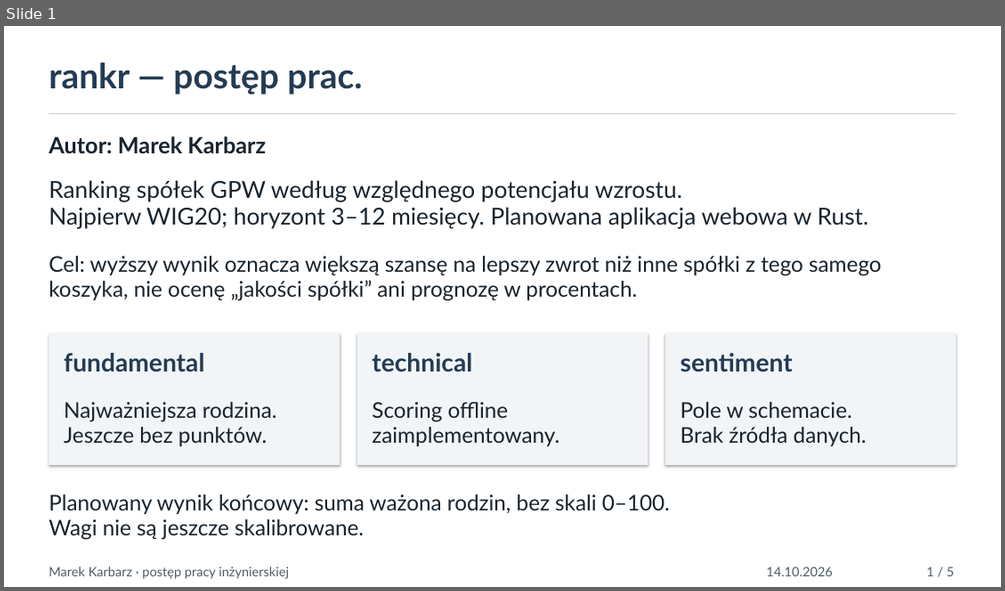
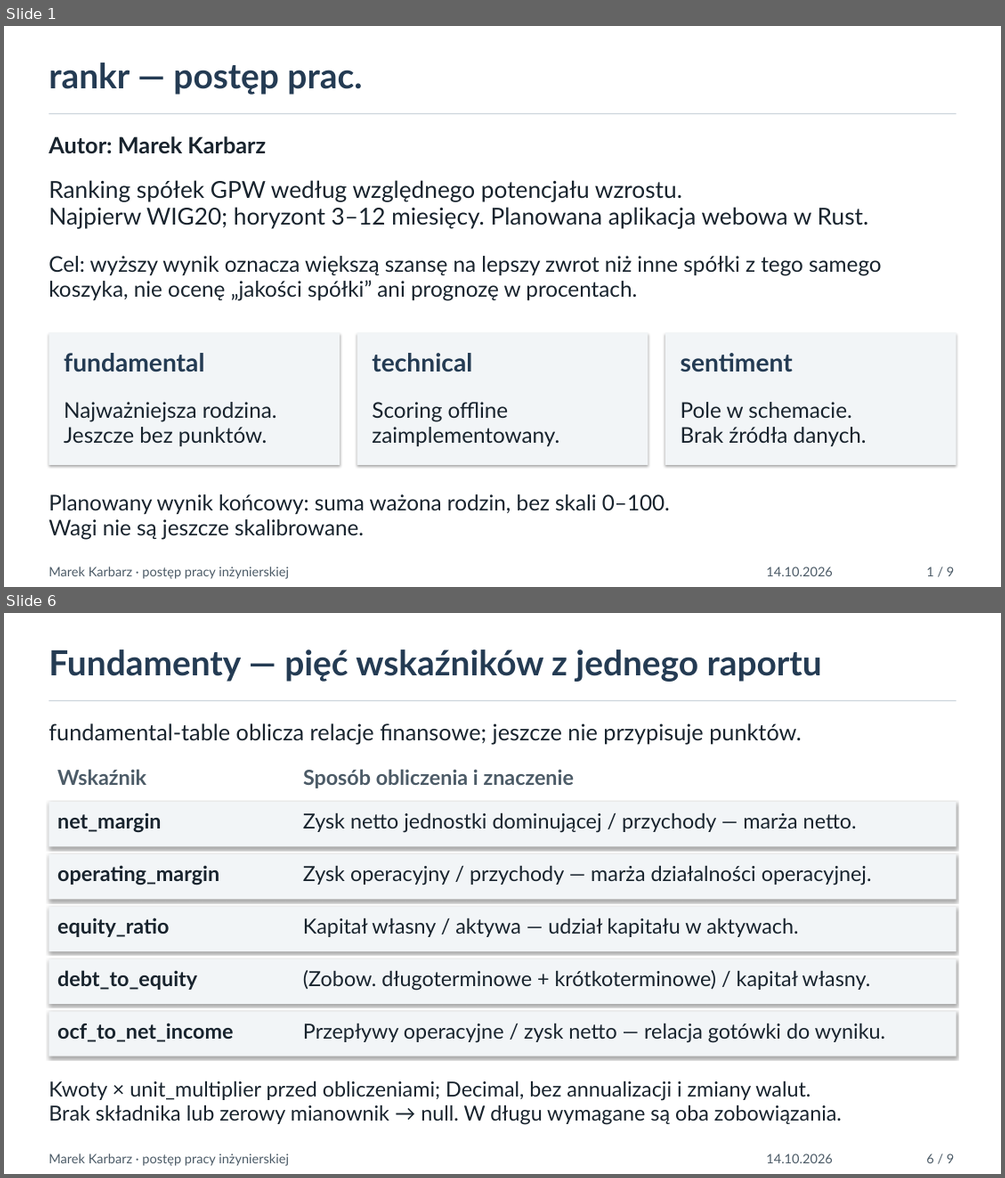
Before and after one commit to Xlerq/rankr, a slide deck: thesis/prezentacja_postep.pptx. Shown one above the other, each under a label of ours: slide 1 before the commit, slides 1 and 6 after it; the slides between them are not shown. The pictures are 1005x591 and 1005x1178 pixels, drawn with LibreOffice and Linux fonts; fonts in the diff are those of the drawing. Boxes give left, top, right and bottom in pixels: in the first picture for what was removed or moved away, otherwise in the second. Text is boxed around its words. In the diff, an @@ line names an element or a change of style, - is before the commit and + after.

```diff
--- a/thesis/prezentacja_postep.pptx
+++ b/thesis/prezentacja_postep.pptx
@@ slide 6 added at box(4, 613, 1001, 1174), background #FFFFFF @@
@@ text added at box(48, 649, 822, 682), 40 pt, text #243B53, bold @@
+Fundamenty — pięć wskaźników z jednego raportu
@@ rectangle added at box(48, 700, 956, 701), fill #CDD5DC @@
@@ text added at box(48, 723, 801, 744), 26 pt, text #18232D @@
+fundamental-table oblicza relacje finansowe; jeszcze nie przypisuje punktów.
@@ text added at box(57, 769, 146, 785), 24 pt, text #4C5B67, bold @@
+Wskaźnik
@@ text added at box(303, 769, 574, 788), 24 pt, text #4C5B67, bold @@
+Sposób obliczenia i znaczenie
@@ rectangle added at box(48, 802, 956, 846), fill #F2F5F7 @@
@@ text added at box(57, 812, 161, 833), 24 pt, text #18232D, bold @@
+net_margin
@@ text added at box(303, 812, 857, 833), 24 pt, text #18232D @@
+Zysk netto jednostki dominującej / przychody — marża netto.
@@ rectangle added at box(48, 854, 956, 899), fill #F2F5F7 @@
@@ text added at box(57, 865, 219, 885), 24 pt, text #18232D, bold @@
+operating_margin
@@ text added at box(303, 865, 872, 885), 24 pt, text #18232D @@
+Zysk operacyjny / przychody — marża działalności operacyjnej.
@@ rectangle added at box(48, 907, 956, 951), fill #F2F5F7 @@
@@ text added at box(57, 917, 169, 937), 24 pt, text #18232D, bold @@
+equity_ratio
@@ text added at box(303, 917, 798, 937), 24 pt, text #18232D @@
+Kapitał własny / aktywa — udział kapitału w aktywach.
@@ rectangle added at box(48, 958, 956, 1004), fill #F2F5F7 @@
@@ text added at box(57, 970, 197, 989), 24 pt, text #18232D, bold @@
+debt_to_equity
@@ text added at box(303, 970, 871, 990), 24 pt, text #18232D @@
+(Zobow. długoterminowe + krótkoterminowe) / kapitał własny.
@@ rectangle added at box(48, 1011, 956, 1056), fill #F2F5F7 @@
@@ text added at box(57, 1022, 233, 1042), 24 pt, text #18232D, bold @@
+ocf_to_net_income
@@ text added at box(303, 1022, 885, 1043), 24 pt, text #18232D @@
+Przepływy operacyjne / zysk netto — relacja gotówki do wyniku.
@@ text added at box(48, 1080, 841, 1125), 24 pt, text #18232D @@
+Kwoty × unit_multiplier przed obliczeniami; Decimal, bez annualizacji i zmiany walut.
+Brak składnika lub zerowy mianownik → null. W długu wymagane są oba zobowiązania.
@@ text added at box(48, 1153, 289, 1166), 15 pt, text #4C5B67 @@
+Marek Karbarz · postęp pracy inżynierskiej
@@ text added at box(766, 1153, 832, 1163), 15 pt, text #4C5B67 @@
+14.10.2026
@@ text added at box(926, 1153, 954, 1163), 15 pt, text #4C5B67 @@
+6 / 9
@@ slide 1 changed as well @@
@@ text at box(926, 566, 954, 576): text changed @@
-1 / 5
+1 / 9
```
Also in this commit, not shown: 3 other slides changed, 4 other slides added, 1 slide removed, 3 other files.
